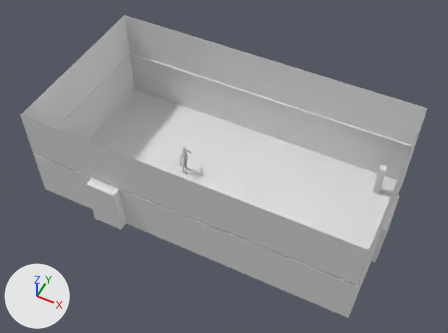
A saved change to the Blender file projects/blender/camera_layout/board_room_cam_layout_v01.blend.
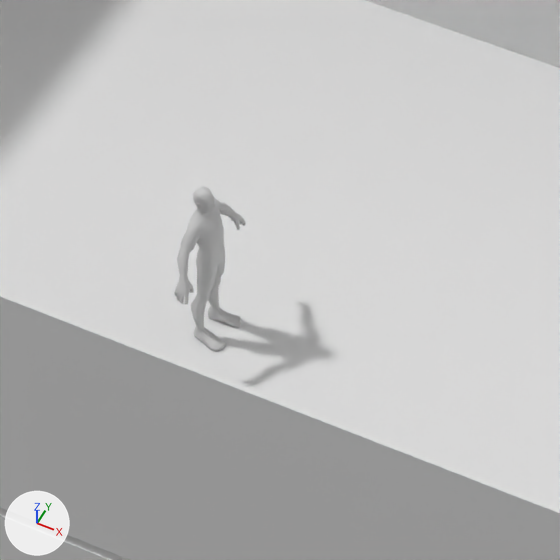
The first picture shows the older version from a camera (50 mm lens) standing at (8.28, -16.67, 22.15) and looking at (0.14, -0.38, 1.79). The close-ups show both versions on the part from 34% to 54% of the width and 35% to 63% of the height of that picture; other places that the commit changed are outside them. The lights are fixed; the arrows at lower left show +X, +Y and +Z.

In view in the first close-up: 'Board Room', 'Low_Poly_Characte.000_Mesh.001'.
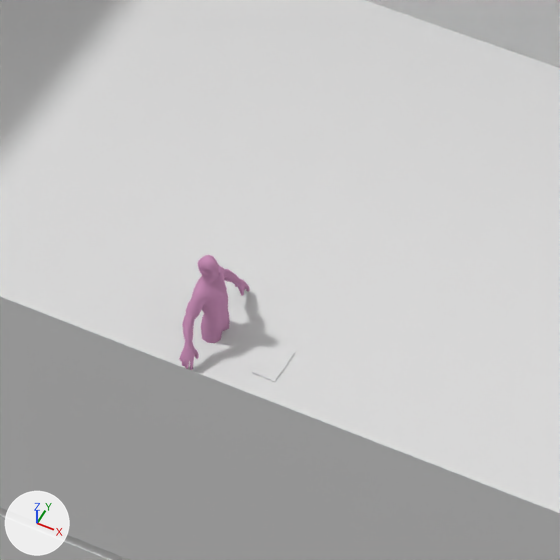
Location of each change, [x1, y1, x2, y2] in pixels of the close-ups (560 x 560 px):
'Low_Poly_Characte.000_Mesh.001', recoloured, moved
    before: [174, 187, 246, 352]
    after: [179, 255, 249, 370]
'Book', added
    after: [252, 343, 295, 382]

The change, as a list of edits to the scene's bpy script:
```text
Change mat_material_002:
    mat_material_002.base_color: (0.64, 0.64, 0.64) -> (0.64, 0.305, 0.519)  # light grey #d1d1d1 -> pink #d196bf
Add me_cube_002:
    me_cube_002.from_pydata([(-1.0, -1.0, -1.0), (-1.0, -1.0, 1.0), (-1.0, 1.0, -1.0), (-1.0, 1.0, 1.0), (1.0, -1.0, -1.0), (1.0, -1.0, 1.0), (1.0, 1.0, -1.0), (1.0, 1.0, 1.0), (-1.0, 0.0, -1.0), (-0.96, 0.0, 0.12), (1.0, 0.0, -1.0), (1.04, 0.0, 0.12)], [], [(8, 9, 3, 2), (2, 3, 7, 6), (10, 11, 5, 4), (4, 5, 1, 0), (8, 10, 4, 0), (11, 9, 1, 5), (7, 3, 9, 11), (2, 6, 10, 8), (6, 7, 11, 10), (0, 1, 9, 8)])
Change ob_low_poly_characte_000_mesh_001:
    ob_low_poly_characte_000_mesh_001.location: (-2.059, -0.007, 0.858) -> (-2.059, -0.007, 0.088)
Add ob_book:
    ob_book = bpy.data.objects.new('Book', me_cube_002)
    ob_book.location = (-1.471, -0.103, 0.008)
    ob_book.scale = (0.1, 0.17, 0.0075)
```
